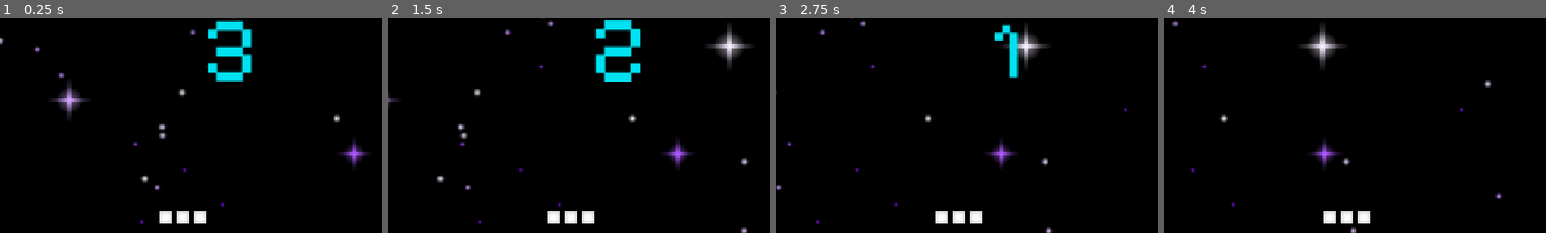
Above: before the commit, frames 1-4 (left to right).
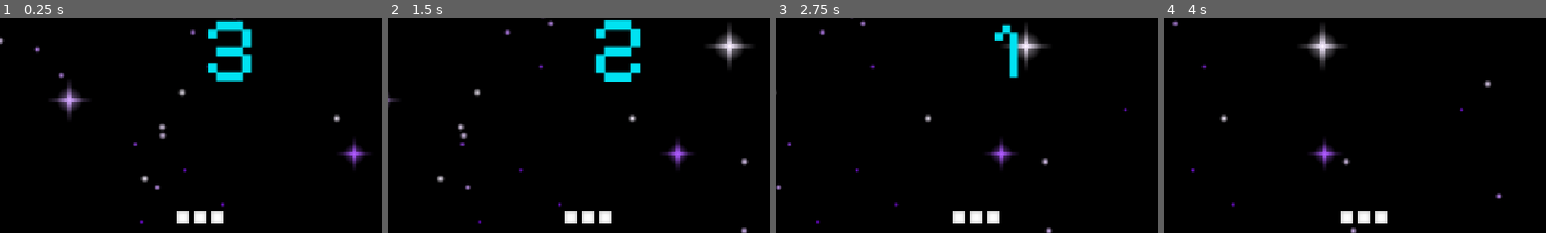
Above: after the commit, the same moments.

Repository: akhakhakh/Project-2.1-Light-Festival
Game: Godot game, scene res://scenes_stacker/Main.tscn
Same seed, same stepped clock (60 frames per second), same inputs: the game is played once before the commit and once after it. This scene is started directly instead of the project's main scene.
Inputs:
- Up to frame 1 (0.25 s): no input
- Up to frame 2 (1.5 s): hold Left (green_button) 0.53-1.28 s; tap Up (blue_button) at 1.35 s
- Up to frame 3 (2.75 s): tap Left (green_button) at 1.55 s; hold Left (green_button) from 2.03 s (still down)
- Up to frame 4 (4 s): release Left (green_button) at 2.78 s; tap Down (red_button) at 2.85 s; tap Left (green_button) at 3.05, 3.8 s; hold Right (yellow_button) from 3.53 s (still down)
The pictures show only the part of the screen within x 20-70%, y 50-100%; the shares and areas given below are measured in that part.

The runs differ from the first frame. In frame 1, 0.4% of the frame differs, in the area x 41-59%, y 89-96%; in frame 2, 0.4%; in frame 3, 0.4%; in frame 4, 0.4%.

Commit message:
Randomised spawning order

Diff:
--- a/stacker_game/stacker-prototype/project.godot
+++ b/stacker_game/stacker-prototype/project.godot
@@ -21,7 +21,6 @@
 
 [display]
 
-window/size/mode=3
 window/stretch/mode="canvas_items"
 
 [dotnet]
--- a/stacker_game/stacker-prototype/scripts_stacker/main.gd
+++ b/stacker_game/stacker-prototype/scripts_stacker/main.gd
@@ -325,8 +325,8 @@
 		cur_blocks = starting_blocks
 
 	# Reset position and movement
-	cur_left = 0
-	dir = 1
+	cur_left = randi() % (grid_width - cur_blocks + 1)
+	dir = 1 if randf() < 0.5 else -1
 	is_row_active = true
 	moved = 0.0
 
